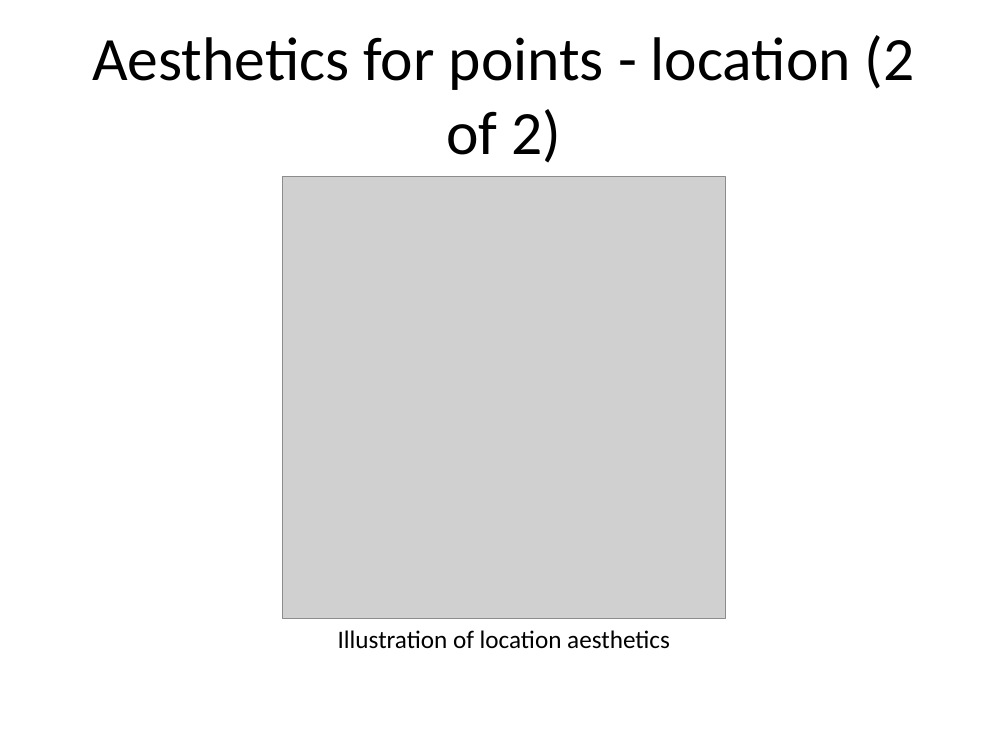
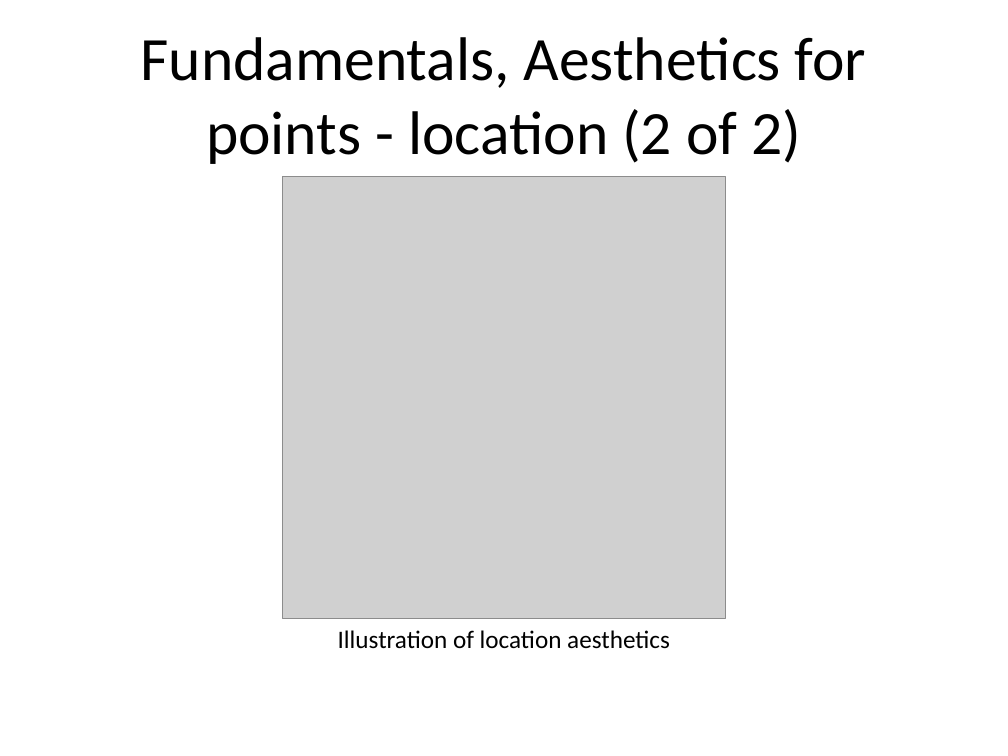
Before and after one commit to pmean/data-visualization, a slide deck: slide 11 of data-viz-01/component/fundamentals.pptx (slide 6 before the commit). Drawn at 1008x756 pixels with LibreOffice and Linux fonts; fonts in the diff are those of the drawing; grey boxes stand for pictures. Boxes give left, top, right and bottom in pixels: in the first picture for what was removed or moved away, otherwise in the second. Text is boxed around its words. In the diff, an @@ line names an element or a change of style, - is before the commit and + after.

Commit message:
Finalizing fundamentals in data-viz-01

```diff
--- a/data-viz-01/component/fundamentals.pptx
+++ b/data-viz-01/component/fundamentals.pptx
@@ title at <box>141,37,866,164</box>: text changed @@
-Aesthetics for points - location (2 of 2)
+Fundamentals, Aesthetics for points - location (2 of 2)
```
Also in this commit, not shown: 15 other slides changed, 21 slides added, 1 slide removed, 13 other files.
